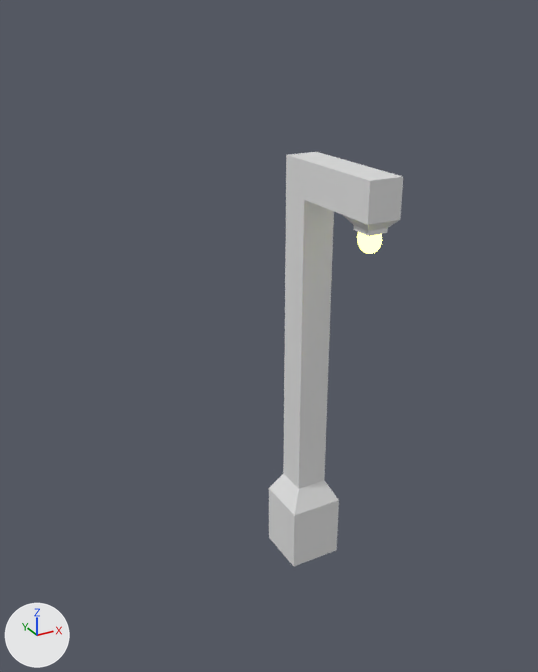
An edit to the Blender file Assets/lamp.blend, drawn before and after from the same camera.
Camera for both pictures: a camera (50 mm lens) standing at (-4.98, -7.99, 8.26) and looking at (-0.58, 0.02, 4.25). Every picture has the same lights, and +X, +Y and +Z are marked at lower left.
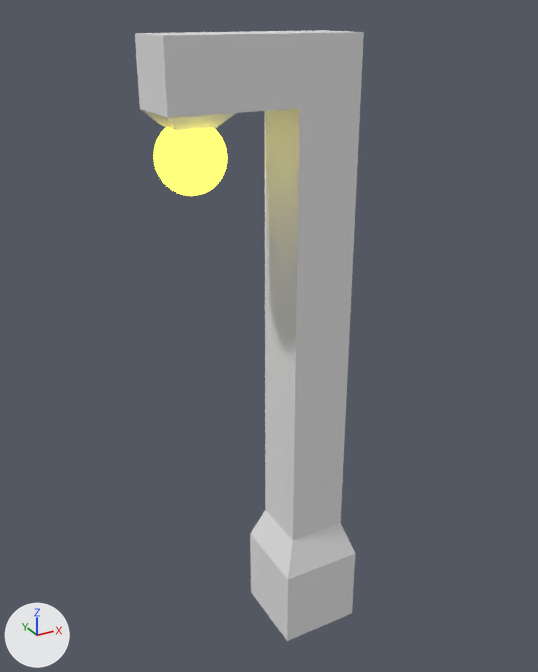
Where the change shows, as pixel boxes [x1, y1, x2, y2] in the pictures (538 x 672 px):
'Cube', added
    after: [135, 30, 364, 641]
'Sphere', reshaped, moved, turned, rescaled
    before: [269, 152, 403, 566]
    after: [153, 127, 227, 196]
part 1 of me_sphere, deleted
    before: [269, 152, 403, 566]
part 2 of me_sphere, recoloured
    before: [357, 232, 382, 254]
    after: [153, 127, 227, 196]

What changed in the scene script:
```text
Add mat_material_002:
    mat_material_002 = emission_material('Material.002')
    mat_material_002.base_color = (1.0, 0.885, 0.0833)  # yellow #fff251
    mat_material_002.strength = 2.5
Change me_sphere:
    used by ob_sphere; location = (0.0, -1.31, 5.86); scale = (0.13, 0.162, 0.177)
    remove me_sphere.from_pydata(...)  # 558 vertices, 554 faces, 32 loose edges; spans x -7.7..7.7, y -1.5..14.3, z -33.1..4.1
    remove me_sphere.materials.append(mat_material)  # white #e7e7e7
    add me_sphere.from_pydata(...)  # 482 vertices, 512 faces; spans x -1.0..1.0, y -1.0..1.0, z -1.0..1.0
    me_sphere part 1: the loose piece of 44 vertices spanning x -3.0..3.0, y -1.5..10.4, z -29.7..4.1 is deleted
    me_sphere part 2: 512 faces spanning x -1.0..1.0, y -1.0..1.0, z -1.0..1.0 switch from mat_material_001 (yellow #feff8a) to mat_material_002 (yellow #fff251)
Add me_cube:
    me_cube.from_pydata(...)  # 44 vertices, 42 faces; spans x -3.39..1.0, y -1.0..1.0, z -1.0..13.38
Change ob_sphere:
    ob_sphere.location: (0.0, -1.31, 5.86) -> (-1.61, -0.02, 6.7)
    ob_sphere.rotation_euler: (0.0, 0.0, 0.0) -> (-8.176, 14.98, -2.914)  # degrees (0, 0, 0) -> degrees (252, 138, -167)
    ob_sphere.scale: (0.13, 0.162, 0.177) -> (0.429, 0.434, 0.411)
Add ob_cube:
    ob_cube = bpy.data.objects.new('Cube', me_cube)
    ob_cube.location = (0.0, 0.0, 0.0)
    ob_cube.scale = (0.599, 0.599, 0.599)
```
